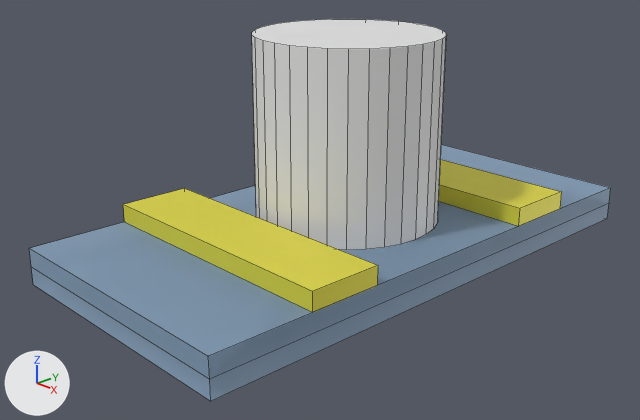
Before and after pictures for a commit that changed the Blender file setup/congif1.blend.
Camera for both pictures: a 50 mm camera at (6.5, -6.53, 3.59) aimed at (-0.03, -0.38, 0.35). The axes (+X, +Y, +Z) are drawn at lower left. The lights are the same throughout. Mesh edges are drawn as thin lines.

The first picture shows 'Cylinder', 'dielectric1', 'dielectric2', 'gate1', 'gate2'.
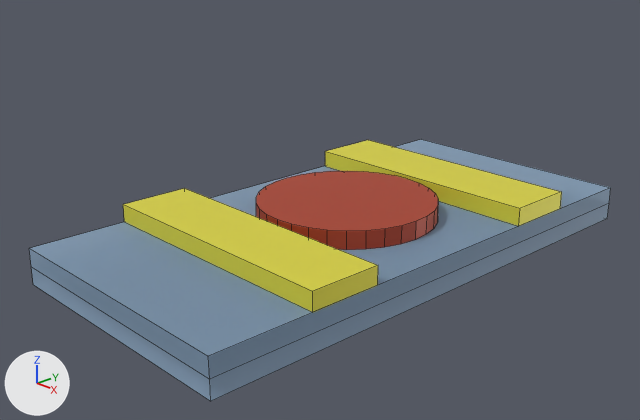
The change, as a diff of the scene's bpy script:
```diff
--- a/setup/congif1.blend.py
+++ b/setup/congif1.blend.py
@@ mat_dopants @@
+mat_dopants = principled_material('dopants')
+mat_dopants.base_color = (0.458, 0.0597, 0.0247)  # red #b4452c
+mat_dopants.metallic = 0.272
@@ me_cylinder @@
 me_cylinder.from_pydata(...)  # 64 vertices, 34 faces; spans x -1.0..1.0, y -1.0..1.0, z -1.0..1.0
+me_cylinder.materials.append(mat_dopants)  # red #b4452c
@@ ob_cylinder @@
 ob_cylinder = bpy.data.objects.new('Cylinder', me_cylinder)
-ob_cylinder.location = (0.0, 0.0, 1.2)
+ob_cylinder.location = (0.0, 0.0, 0.3)
+ob_cylinder.scale = (1.0, 1.0, 0.1)
```

Changed parts and their boxes (x1, y1, x2, y2) in the pictures (640 x 420 px):
'Cylinder', recoloured, moved, rescaled (grey to red, 7% narrower, 66% shorter): before (252, 19, 447, 250); after (256, 171, 438, 250)
